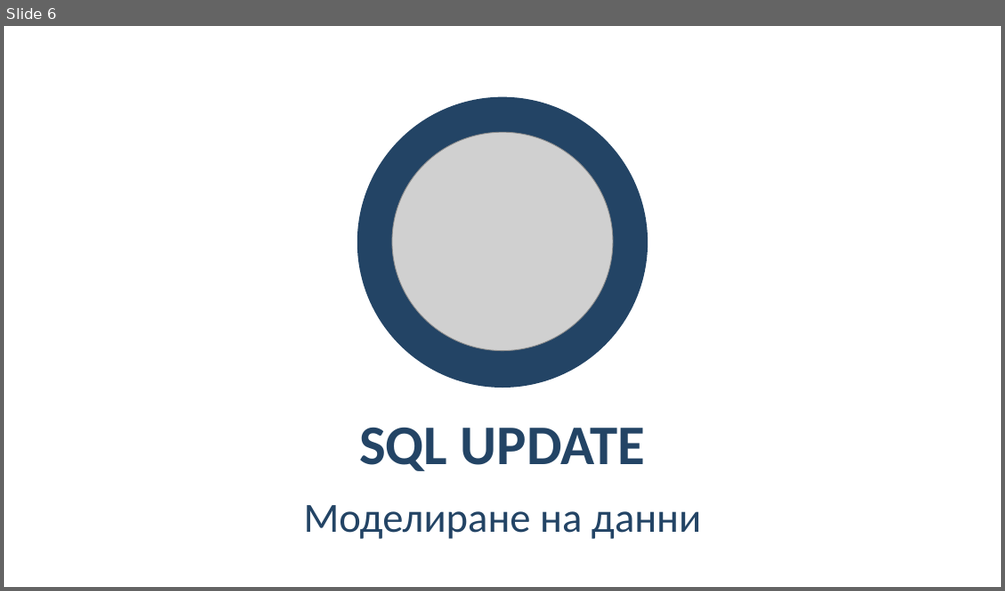
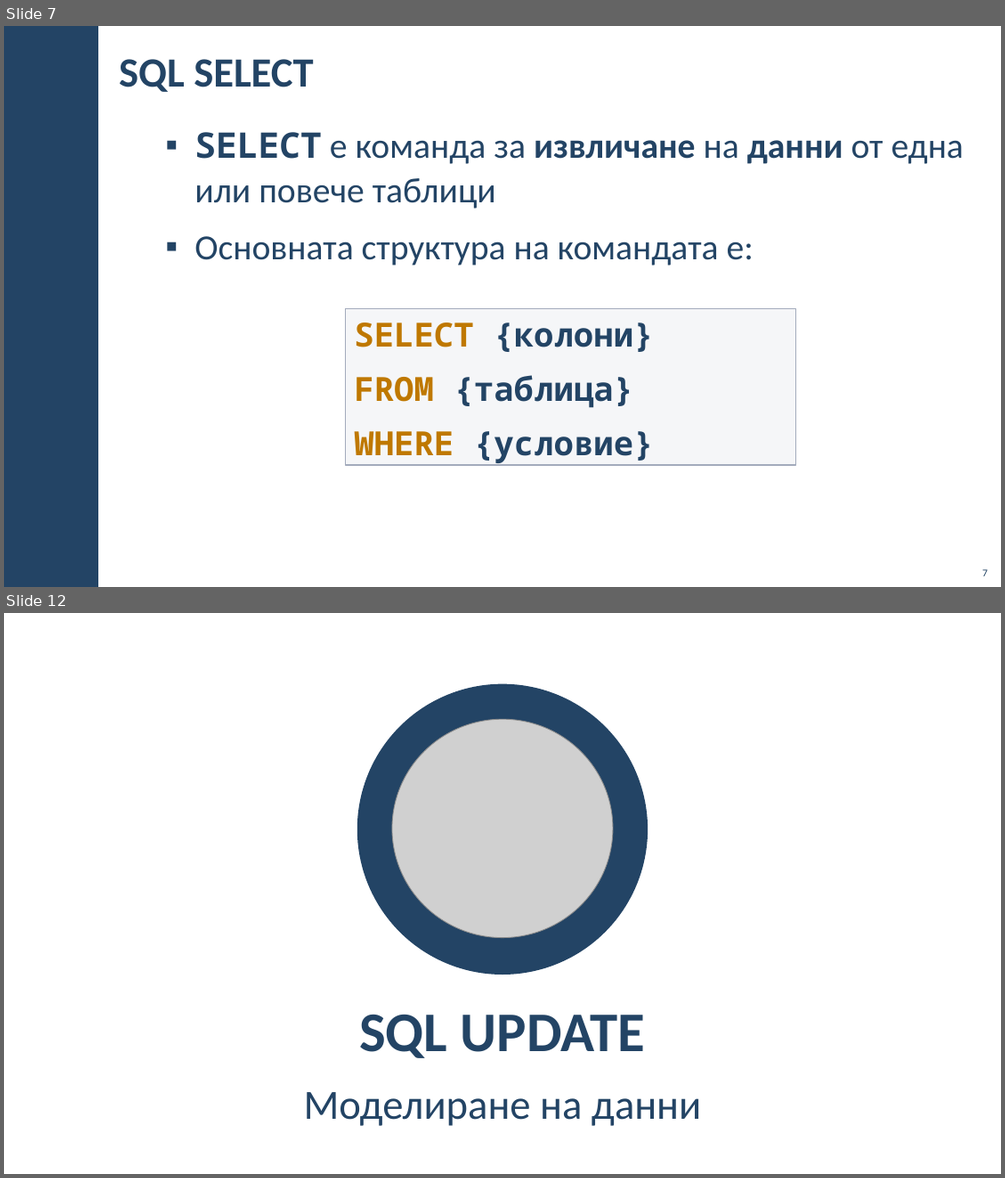
Before and after one commit to BG-IT-Edu/School-Programming, a slide deck: Courses/Software-Sciences/Module-3-Databases-New/05-SQL-INSERT-UPDATE-DELETE/05-SQL-INSERT-UPDATE-DELETE.pptx. Shown one above the other, each under a label of ours: slide 6 before the commit, slides 7 and 12 after it; the slides between them are not shown. The pictures are 1005x591 and 1005x1178 pixels, drawn with LibreOffice and Linux fonts; fonts in the diff are those of the drawing; grey boxes stand for pictures; background and template pictures are left out. Boxes give left, top, right and bottom in pixels: in the first picture for what was removed or moved away, otherwise in the second. Text is boxed around its words. In the diff, an @@ line names an element or a change of style, - is before the commit and + after.

```diff
--- a/Courses/Software-Sciences/Module-3-Databases-New/05-SQL-INSERT-UPDATE-DELETE/05-SQL-INSERT-UPDATE-DELETE.pptx
+++ b/Courses/Software-Sciences/Module-3-Databases-New/05-SQL-INSERT-UPDATE-DELETE/05-SQL-INSERT-UPDATE-DELETE.pptx
@@ slide 7 added at [4,26,1001,587], background #FFFFFF @@
@@ rectangle added at [4,26,98,587], fill #234465 @@
@@ title added at [119,59,313,92], 40 pt, text #234465, bold @@
+SQL SELECT
@@ text added at [194,132,963,265], 34 pt, text #234465 @@
+▪ SELECT е команда за извличане на данни от една или повече таблици
+▪ Основната структура на командата е:
@@ rectangle added at [346,309,797,465], fill #C2C7D2 at 15% opacity, outline #A3ABBC 1 pt, 32 pt, text #234465, bold @@
+SELECT {колони}
+FROM {таблица}
+WHERE {условие}
@@ page number added at [982,569,987,576], 10 pt, text #234465 @@
+7
@@ what was slide 6 is now slide 12 @@
```
Also in this commit, not shown: 5 other slides added.
